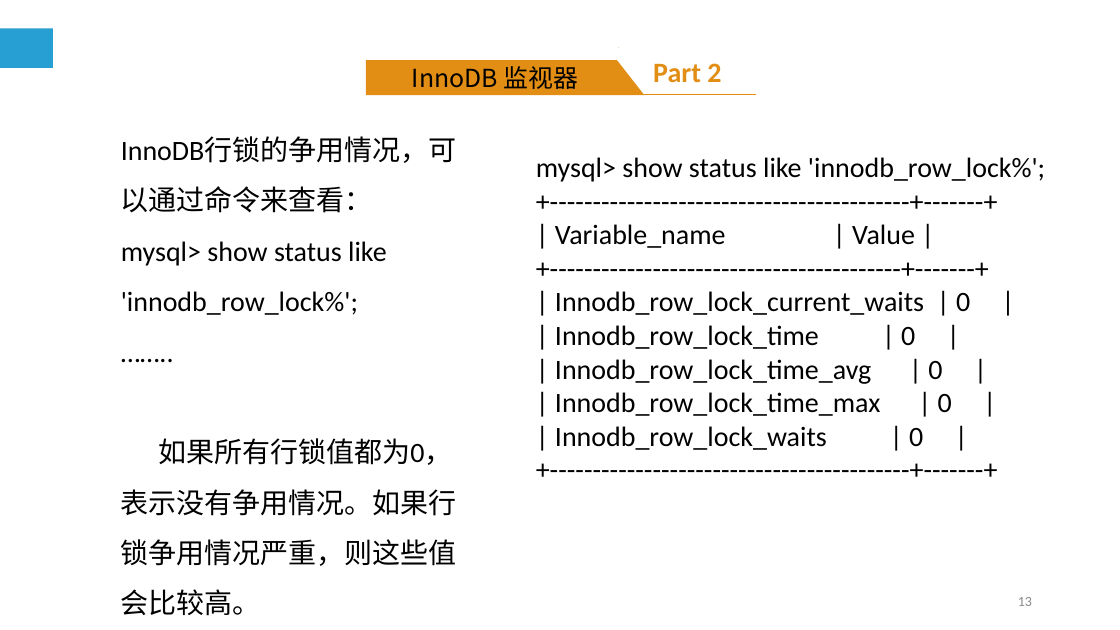
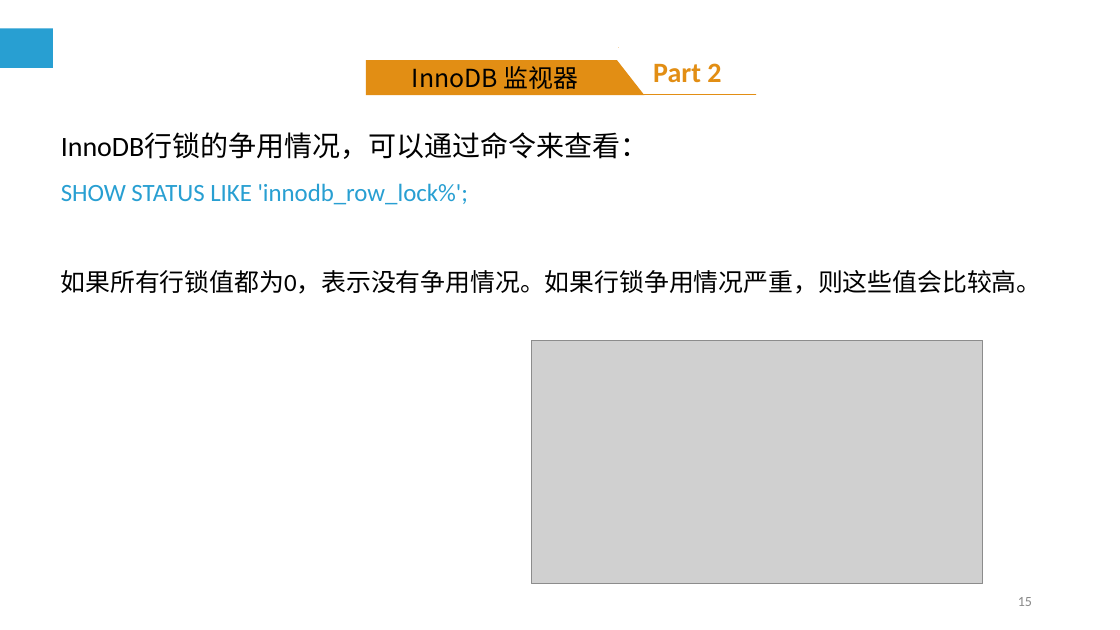
Before and after one commit to cqj726/mysql-s-PPT, a slide deck: slide 15 of PPT/第9章 MySQL编程基础（五）.ppt (slide 13 before the commit). Drawn at 1120x630 pixels with LibreOffice and Linux fonts; fonts in the diff are those of the drawing; grey boxes stand for pictures. Boxes give left, top, right and bottom in pixels: in the first picture for what was removed or moved away, otherwise in the second. Text is boxed around its words. In the diff, an @@ line names an element or a change of style, - is before the commit and + after.

```diff
--- a/PPT/第9章 MySQL编程基础（五）.ppt
+++ b/PPT/第9章 MySQL编程基础（五）.ppt
@@ text "InnoDB行锁的争用情况，可以通过命令来查看：": place and size @@
-text "InnoDB行锁的争用情况，可以通过命令来查看：" at box(121, 137, 457, 616)
+text "InnoDB行锁的争用情况，可以通过命令来查看：" at box(61, 133, 1042, 294)
@@ text removed at box(536, 157, 1045, 450) @@
-mysql> show status like 'innodb_row_lock%';
-+------------------------------------------+-------+
-| Variable_name | Value |
-+-----------------------------------------+-------+
-| Innodb_row_lock_current_waits | 0 |
-| Innodb_row_lock_time | 0 |
-| Innodb_row_lock_time_avg | 0 |
-| Innodb_row_lock_time_max | 0 |
-| Innodb_row_lock_waits | 0 |
-+------------------------------------------+-------+
@@ text at box(61, 183, 468, 205): text changed; size 18 to 16 pt; text colour #000000 to #289FD2 @@
-mysql> show status like 'innodb_row_lock%';
-……..
+SHOW STATUS LIKE 'innodb_row_lock%';
@@ text at box(61, 270, 1042, 294): size 18 to 16 pt in "如果所有行锁值都为0，表示没有争用情况。如果行锁争用情况严重，则这些值会比较高。" @@
@@ picture added at box(531, 340, 982, 585) @@
```
Also in this commit, not shown: 10 other slides changed, 3 slides added, 2 slides removed, 3 other files.
